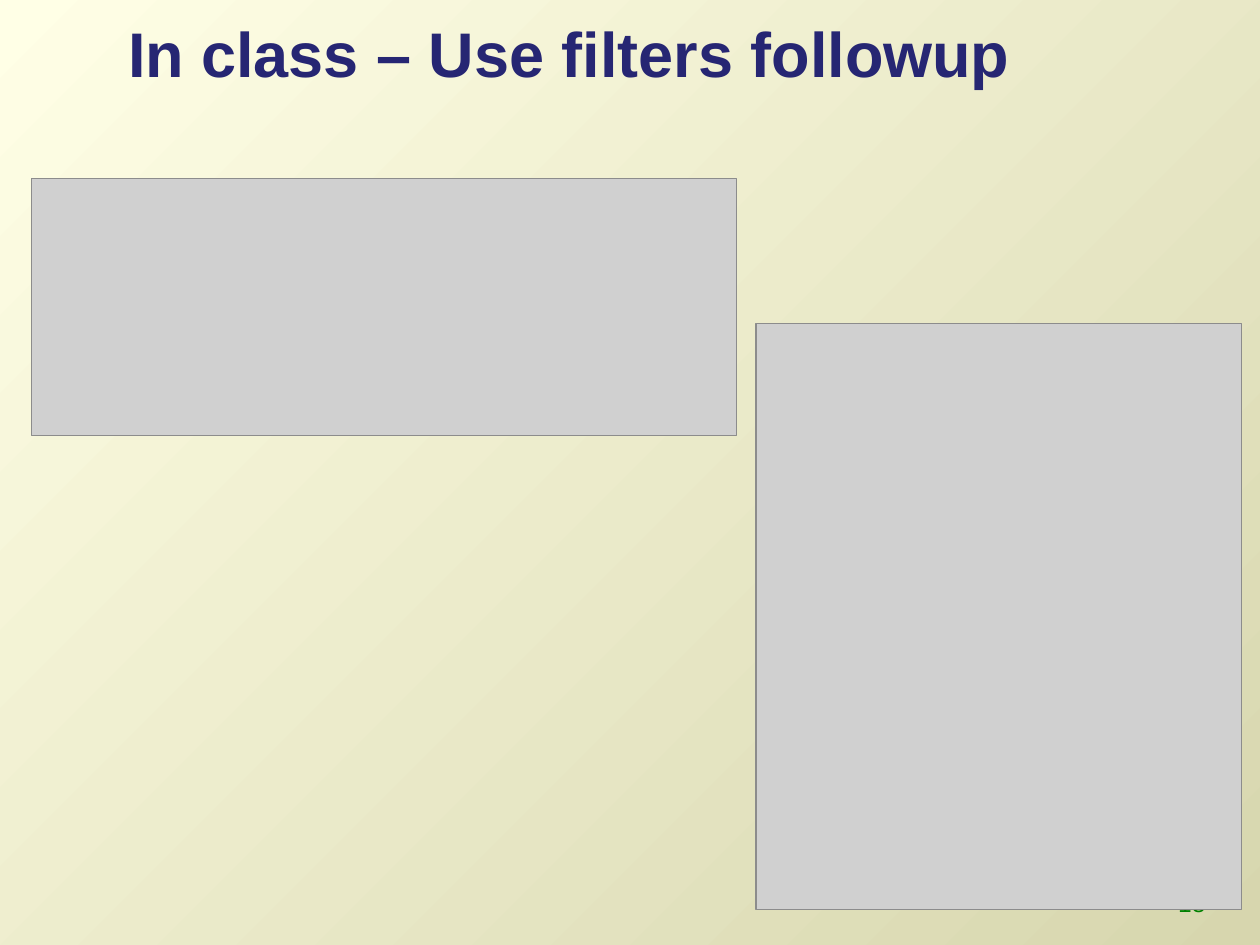
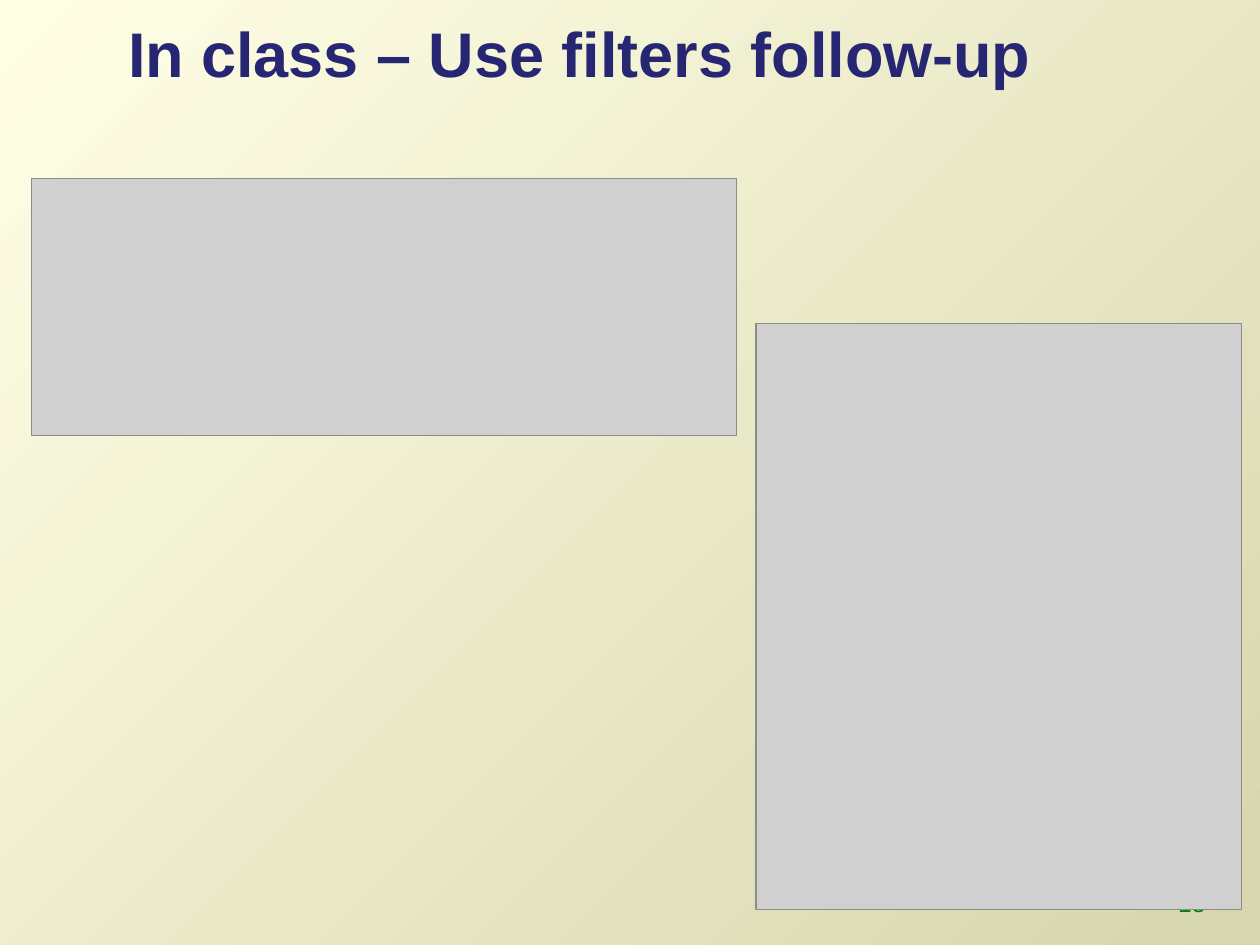
Before and after one commit to lgtateos/gis540, a slide deck: slide 18 of slides/scriptToolParamsPart2.ppt. Drawn at 1260x945 pixels with LibreOffice and Linux fonts; fonts in the diff are those of the drawing; grey boxes stand for pictures. Boxes give left, top, right and bottom in pixels: in the first picture for what was removed or moved away, otherwise in the second. Text is boxed around its words. In the diff, an @@ line names an element or a change of style, - is before the commit and + after.

```diff
--- a/slides/scriptToolParamsPart2.ppt
+++ b/slides/scriptToolParamsPart2.ppt
@@ title at (x1=128, y1=31, x2=1031, y2=89): text changed @@
-In class – Use filters followup
+In class – Use filters follow-up
```
Also in this commit, not shown: 2 other slides changed.
